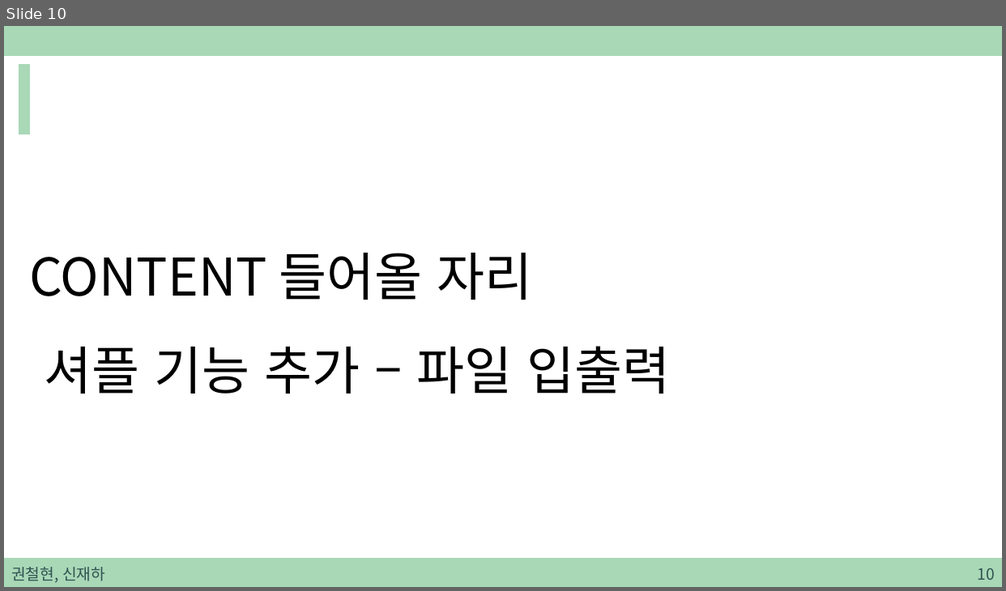
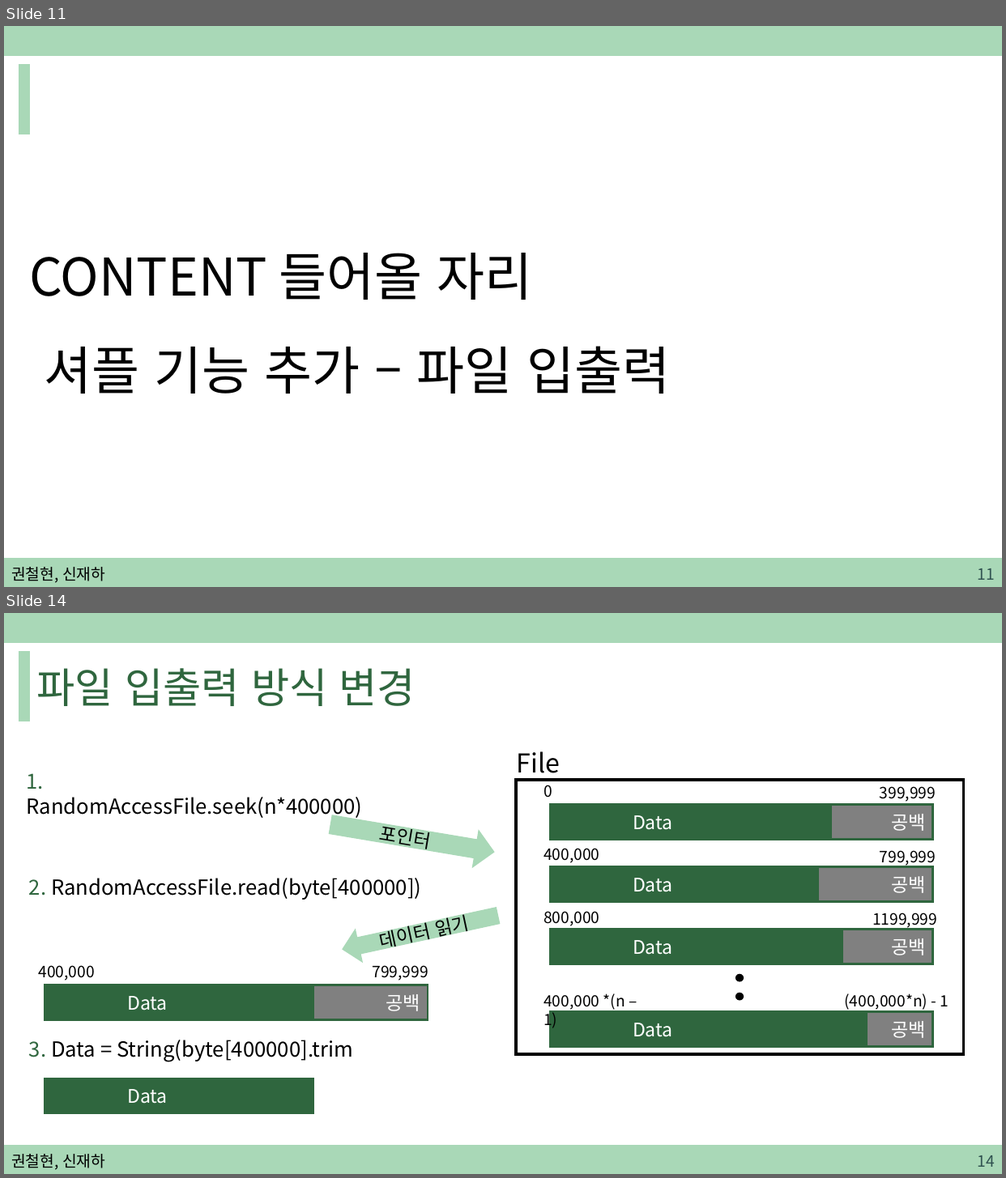
Before and after one commit to sjh4287/capston, a slide deck: 2022.02.18/권철현,신재하.pptx. Shown one above the other, each under a label of ours: slide 10 before the commit, slides 11 and 14 after it; the slides between them are not shown. The pictures are 1006x591 and 1006x1178 pixels, drawn with LibreOffice and Linux fonts; fonts in the diff are those of the drawing. Boxes give left, top, right and bottom in pixels: in the first picture for what was removed or moved away, otherwise in the second. Text is boxed around its words. In the diff, an @@ line names an element or a change of style, - is before the commit and + after.

```diff
--- a/2022.02.18/권철현,신재하.pptx
+++ b/2022.02.18/권철현,신재하.pptx
@@ slide 14 added at box(4, 613, 1002, 1174), background #FFFFFF; not listed: 3 template elements that a slide beside it also shows @@
@@ title added at box(37, 668, 415, 706), 40 pt, text #2F663E @@
+파일 입출력 방식 변경
@@ text added at box(517, 752, 560, 779), 25 pt, text #000000 @@
+File
@@ text added at box(26, 773, 362, 820), 20 pt, text #000000 @@
+1. RandomAccessFile.seek(n*400000)
@@ rectangle added at box(516, 780, 964, 1054), outline #000000 3 pt @@
@@ text added at box(543, 781, 552, 798), 15 pt, text #000000 @@
+0
@@ right arrow added at box(328, 807, 497, 870), fill #A9D8B7, outline #A9D8B7 1 pt, 18 pt, text #000000 @@
+포인터
@@ rectangle added at box(551, 805, 831, 840), fill #2F663E, outline #2F663E 2.25 pt, 18 pt, text #FFFFFF @@
+Data
@@ rectangle added at box(831, 805, 933, 840), fill #808080, outline #2F663E 2.25 pt, 18 pt, text #FFFFFF @@
+공백
@@ text added at box(880, 786, 936, 802), 15 pt, text #000000 @@
+399,999
@@ text added at box(543, 848, 599, 863), 15 pt, text #000000 @@
+400,000
@@ text added at box(880, 850, 936, 868), 15 pt, text #000000 @@
+799,999
@@ text added at box(29, 878, 422, 900), 20 pt, text #000000 @@
+2. RandomAccessFile.read(byte[400000])
@@ rectangle added at box(551, 867, 819, 903), fill #2F663E, outline #2F663E 2.25 pt, 18 pt, text #FFFFFF @@
+Data
@@ rectangle added at box(819, 867, 934, 903), fill #808080, outline #2F663E 2.25 pt, 18 pt, text #FFFFFF @@
+공백
@@ left arrow added at box(339, 900, 501, 965), fill #A9D8B7, outline #A9D8B7 1 pt, 18 pt, text #000000 @@
+데이터 읽기
@@ text added at box(543, 911, 599, 926), 15 pt, text #000000 @@
+800,000
@@ text added at box(872, 913, 937, 930), 15 pt, text #000000 @@
+1199,999
@@ rectangle added at box(551, 930, 842, 965), fill #2F663E, outline #2F663E 2.25 pt, 18 pt, text #FFFFFF @@
+Data
@@ rectangle added at box(842, 930, 933, 965), fill #808080, outline #2F663E 2.25 pt, 18 pt, text #FFFFFF @@
+공백
@@ text added at box(38, 965, 94, 981), 15 pt, text #000000 @@
+400,000
@@ text added at box(373, 965, 428, 981), 15 pt, text #000000 @@
+799,999
@@ ellipse added at box(736, 974, 744, 982), fill #000000, outline #000000 1 pt @@
@@ rectangle added at box(45, 985, 313, 1020), fill #2F663E, outline #2F663E 2.25 pt, 18 pt, text #FFFFFF @@
+Data
@@ rectangle added at box(313, 985, 428, 1020), fill #808080, outline #2F663E 2.25 pt, 18 pt, text #FFFFFF @@
+공백
@@ text added at box(543, 994, 625, 1030), 15 pt, text #000000 @@
+400,000 *(n – 1)
@@ ellipse added at box(736, 994, 744, 1000), fill #000000, outline #000000 1 pt @@
@@ text added at box(844, 994, 949, 1012), 15 pt, text #000000 @@
+(400,000*n) - 1
@@ rectangle added at box(551, 1012, 867, 1047), fill #2F663E, outline #2F663E 2.25 pt, 18 pt, text #FFFFFF @@
+Data
@@ rectangle added at box(867, 1012, 933, 1047), fill #808080, outline #2F663E 2.25 pt, 18 pt, text #FFFFFF @@
+공백
@@ text added at box(29, 1040, 353, 1063), 20 pt, text #000000 @@
+3. Data = String(byte[400000].trim
@@ rectangle added at box(45, 1079, 313, 1114), fill #2F663E, outline #2F663E 2.25 pt, 18 pt, text #FFFFFF @@
+Data
@@ text added at box(11, 1154, 105, 1170), 15 pt, text #000000 @@
+권철현, 신재하
@@ page number added at box(977, 1156, 994, 1167), 15 pt, text #305250 @@
+14
@@ what was slide 10 is now slide 11 @@
@@ slide 11 changed as well @@
@@ text "권철현, 신재하" at box(11, 567, 105, 583): text colour #305250 to #000000 @@
@@ page number at box(977, 569, 994, 580): text changed @@
-10
+11
```
Also in this commit, not shown: 34 other slides changed, 7 other slides added.
